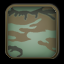
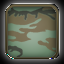
Before/after of a 64x64 layered artwork. What changed in the layer stack:
renamed "Put Images Below this Layer" to "Layer 1", painted on it over (0, 0, 64, 64)
removed layer "camo" over (0, 3, 64, 64)
removed layer "milbackground" over (6, 6, 57, 59)
removed layer "Put Images Above this Layer" over (0, 0, 64, 64)
